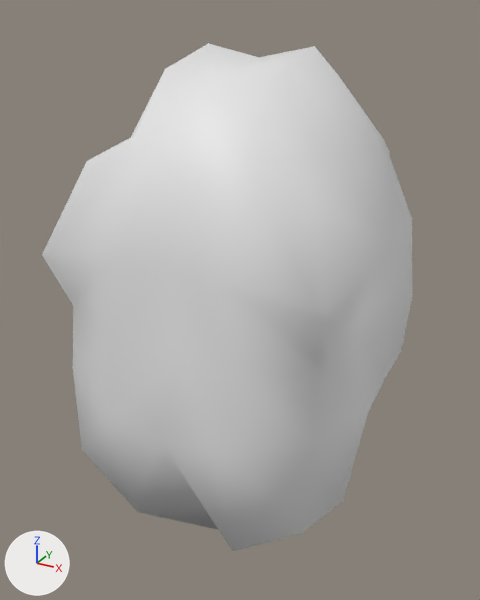
Before and after pictures for a commit that changed the Blender file Assets/Models/cage_high.blend.
Both versions are drawn from a camera (50 mm lens) standing at (11.6, -22.4, 11.4) and looking at (-0.4, -0.7, 0.5). Arrows for +X, +Y and +Z are at lower left; the lights stay in place.
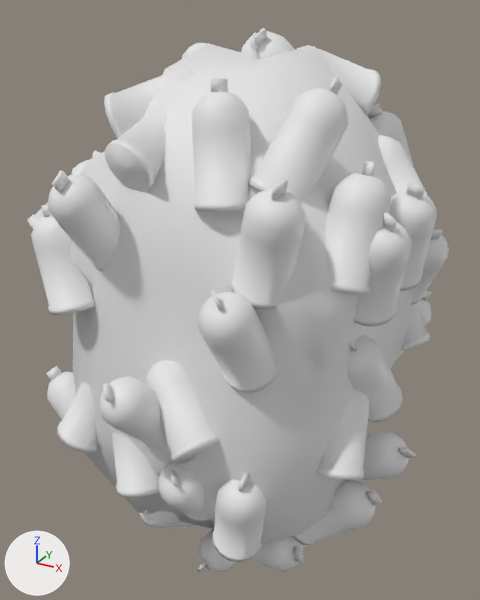
Changed parts and their boxes [x1, y1, x2, y2] in the pictures (480 x 600 px):
'cage_blob_model', added
    after: [27, 27, 449, 572]
'Cube', hidden
    before: [42, 43, 412, 551]

The change, as a list of edits to the scene's bpy script:
```text
Add me_cube_002:
    me_cube_002.from_pydata(...)  # 7778 vertices, 6752 faces; spans x -7.2..7.5, y -6.9..5.8, z -10.8..10.8
    me_cube_002.polygons.foreach_set('use_smooth', [True] * 6752)
Change ob_cube:
    add ob_cube.hide_set(True)
Add ob_cage_blob_model:
    ob_cage_blob_model = bpy.data.objects.new('cage_blob_model', me_cube_002)
    ob_cage_blob_model.location = (0.0, 0.0, 0.0)
    ob_cage_blob_model.scale = (1.0, 1.28, 1.0)
```
